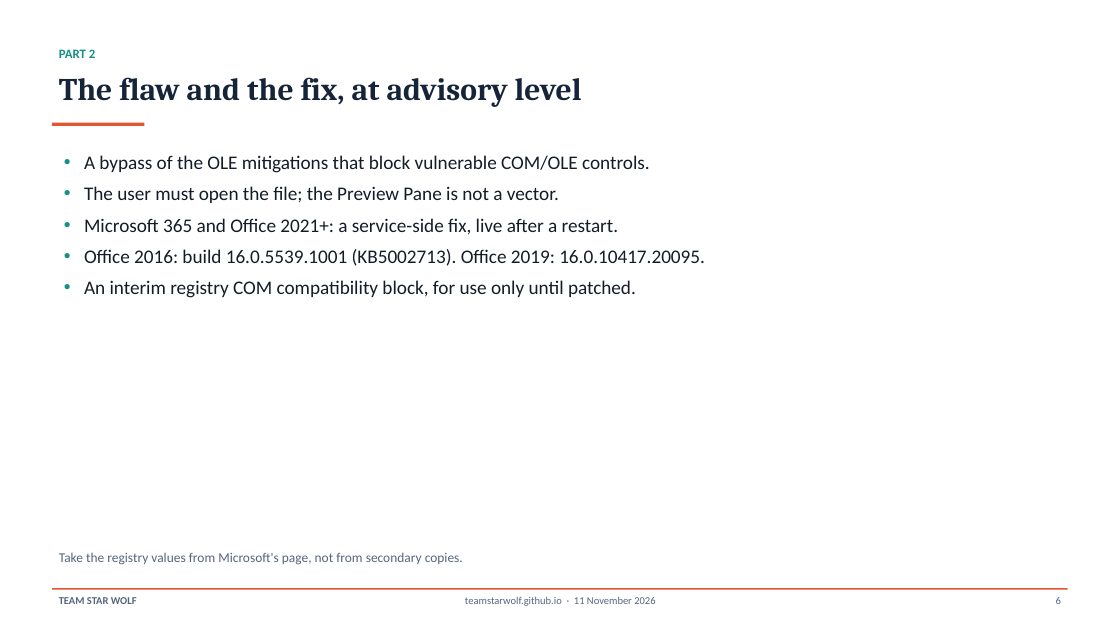
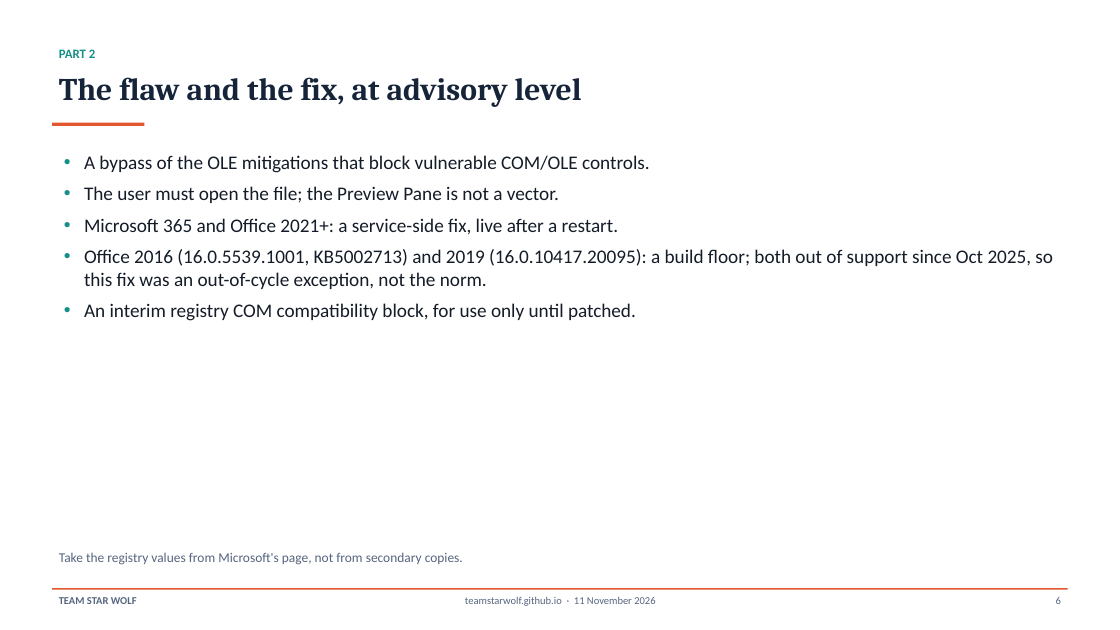
Before and after one commit to TeamStarWolf/TeamStarWolf, a slide deck: slide 6 of case-studies/slides/Microsoft_Office_CVE_2026_21509_Case_Study.pptx. Drawn at 1120x630 pixels with LibreOffice and Linux fonts; fonts in the diff are those of the drawing. Boxes give left, top, right and bottom in pixels: in the first picture for what was removed or moved away, otherwise in the second. Text is boxed around its words. In the diff, an @@ line names an element or a change of style, - is before the commit and + after.

```diff
--- a/case-studies/slides/Microsoft_Office_CVE_2026_21509_Case_Study.pptx
+++ b/case-studies/slides/Microsoft_Office_CVE_2026_21509_Case_Study.pptx
@@ text at box(84, 249, 1053, 289): text changed @@
-• Office 2016: build 16.0.5539.1001 (KB5002713). Office 2019: 16.0.10417.20095.
+• Office 2016 (16.0.5539.1001, KB5002713) and 2019 (16.0.10417.20095): a build floor; both out of support since Oct 2025, so this fix was an out-of-cycle exception, not the norm.
```
Also in this commit, not shown: 1 other slide changed, 3 other files.
